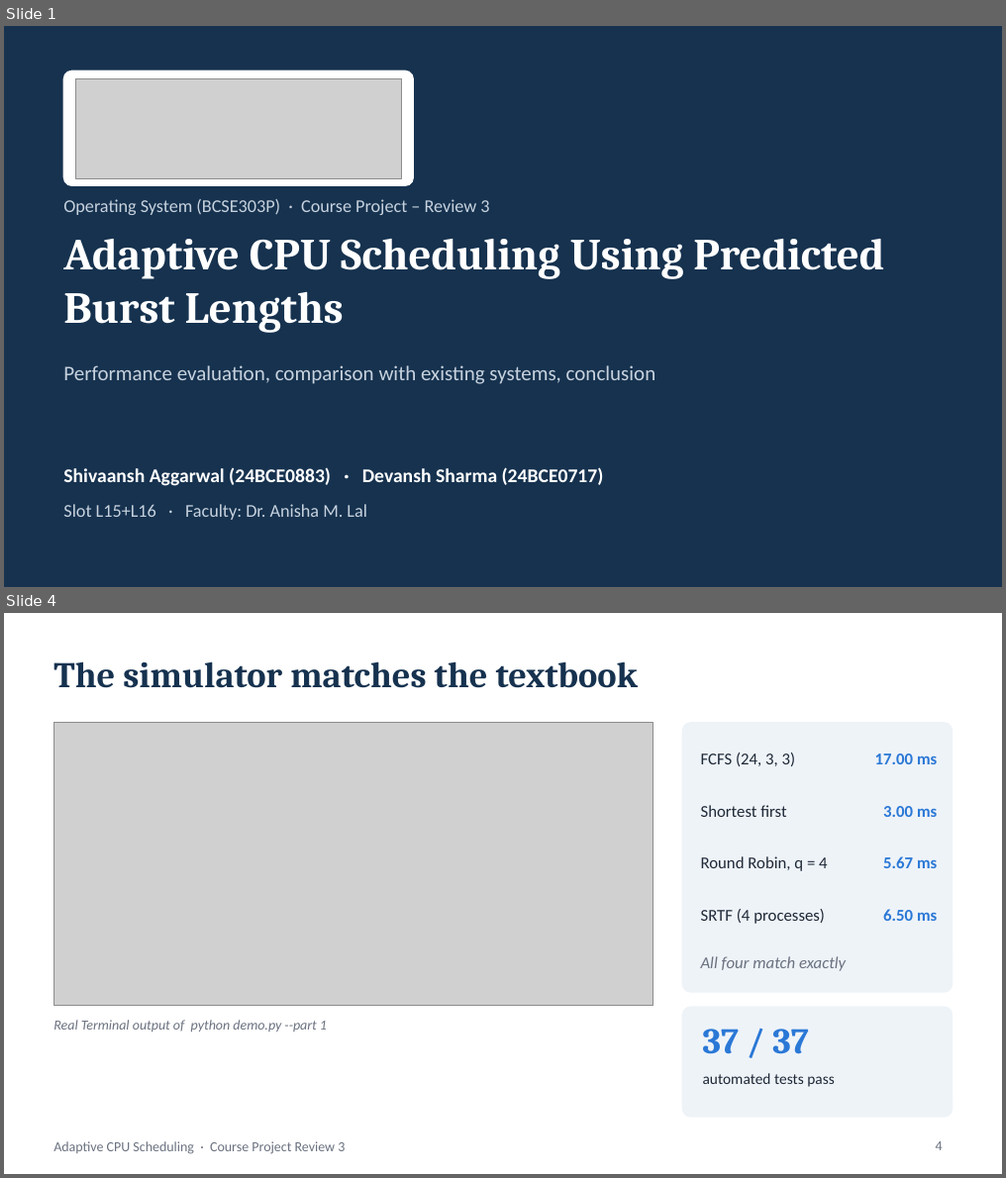
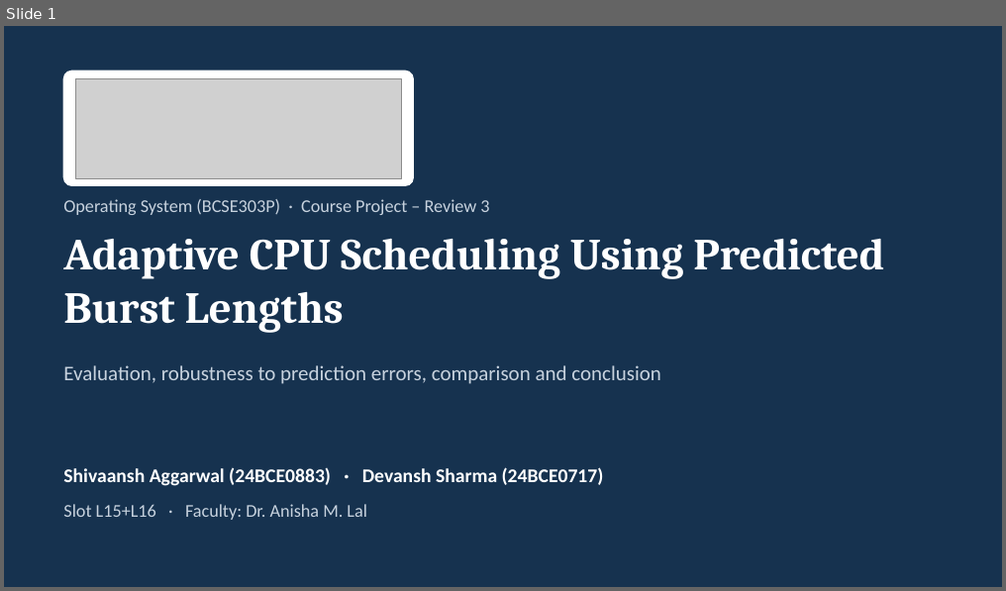
Before and after one commit to Shivaansh29/Adaptive-CPU-Scheduling-project-OS, a slide deck: docs/reviews/Review_3.pptx. Shown one above the other, each under a label of ours: slides 1 and 4 before the commit, slide 1 after it; the slides between them are not shown. The pictures are 1006x1178 and 1006x591 pixels, drawn with LibreOffice and Linux fonts; fonts in the diff are those of the drawing; grey boxes stand for pictures. Boxes give left, top, right and bottom in pixels: in the first picture for what was removed or moved away, otherwise in the second. Text is boxed around its words. In the diff, an @@ line names an element or a change of style, - is before the commit and + after.

```diff
--- a/docs/reviews/Review_3.pptx
+++ b/docs/reviews/Review_3.pptx
@@ slide 4 removed at bbox=[4, 613, 1002, 1174], background #FFFFFF @@
@@ title removed at bbox=[54, 662, 639, 688] @@
-The simulator matches the textbook
@@ picture removed at bbox=[54, 723, 652, 1005] @@
@@ rounded rectangle removed at bbox=[682, 723, 952, 992] @@
@@ text removed at bbox=[701, 753, 796, 766] @@
-FCFS (24, 3, 3)
@@ text removed at bbox=[875, 754, 937, 764] @@
-17.00 ms
@@ text removed at bbox=[701, 805, 786, 817] @@
-Shortest first
@@ text removed at bbox=[883, 806, 937, 817] @@
-3.00 ms
@@ text removed at bbox=[701, 857, 827, 871] @@
-Round Robin, q = 4
@@ text removed at bbox=[883, 857, 937, 868] @@
-5.67 ms
@@ text removed at bbox=[701, 909, 825, 924] @@
-SRTF (4 processes)
@@ text removed at bbox=[883, 909, 937, 921] @@
-6.50 ms
@@ text removed at bbox=[701, 957, 846, 971] @@
-All four match exactly
@@ text removed at bbox=[54, 1020, 327, 1032] @@
-Real Terminal output of python demo.py --part 1
@@ rounded rectangle removed at bbox=[682, 1007, 952, 1117] @@
@@ text removed at bbox=[703, 1029, 808, 1055] @@
-37 / 37
@@ text removed at bbox=[703, 1073, 835, 1087] @@
-automated tests pass
@@ text removed at bbox=[54, 1142, 345, 1155] @@
-Adaptive CPU Scheduling · Course Project Review 3
@@ page number removed at bbox=[936, 1142, 943, 1151] @@
-4
@@ slide 1 changed as well @@
@@ text at bbox=[63, 366, 661, 384]: text changed @@
-Performance evaluation, comparison with existing systems, conclusion
+Evaluation, robustness to prediction errors, comparison and conclusion
```
Also in this commit, not shown: 5 other slides changed, 5 slides added, 3 other slides removed, 19 other files.
